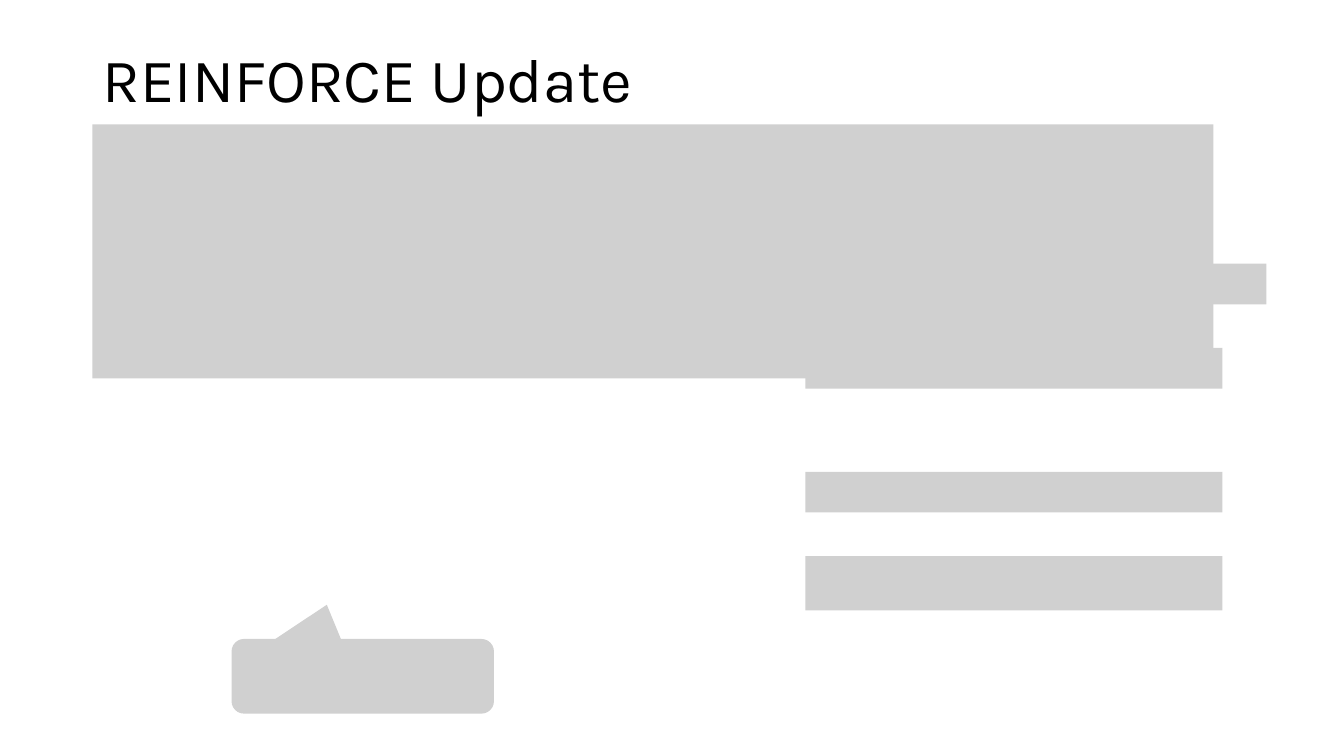
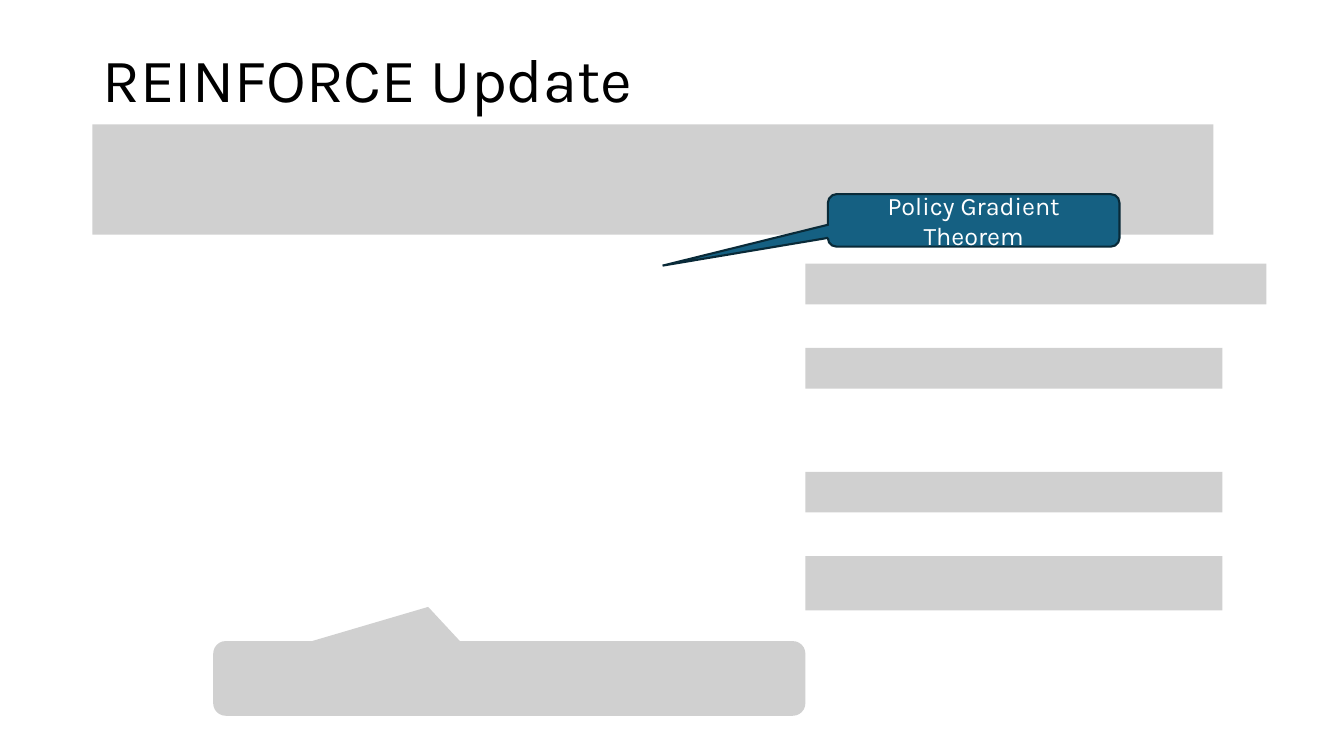
Before and after one commit to mhahsler/Introduction_to_Reinforcement_Learning, a slide deck: slide 10 of slides/Lecture_Chapter13.pptx (slide 9 before the commit). Drawn at 1344x756 pixels with LibreOffice and Linux fonts; fonts in the diff are those of the drawing; grey boxes stand for pictures. Boxes give left, top, right and bottom in pixels: in the first picture for what was removed or moved away, otherwise in the second. Text is boxed around its words. In the diff, an @@ line names an element or a change of style, - is before the commit and + after.

```diff
--- a/slides/Lecture_Chapter13.pptx
+++ b/slides/Lecture_Chapter13.pptx
@@ picture: place and size @@
-picture at [93,124,1214,378]
+picture at [93,124,1214,234]
@@ rounded speech box added at [828,195,1119,247], fill #156082, outline #092A39 1.5 pt, 18 pt, text #FFFFFF @@
+Policy Gradient Theorem
@@ picture: place and size @@
-picture at [232,639,494,714]
+picture at [214,641,806,716]
```
Also in this commit, not shown: 8 other slides changed, 3 slides added, 1 slide removed, 3 other files.
